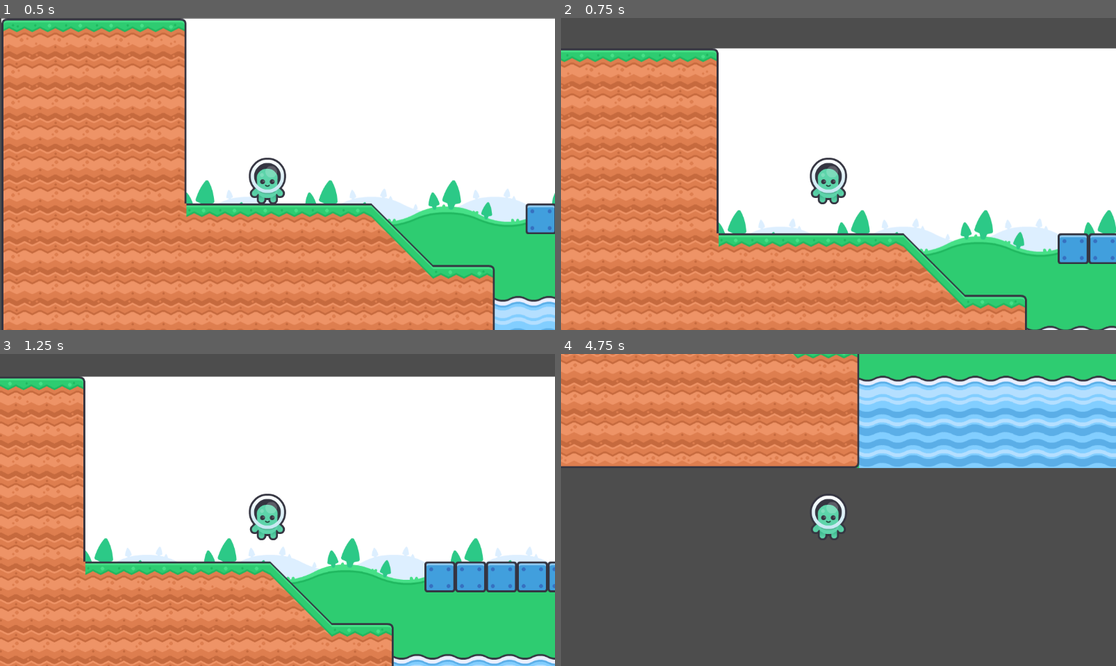
Above: before the commit, frames 1-4 (two rows, left to right).
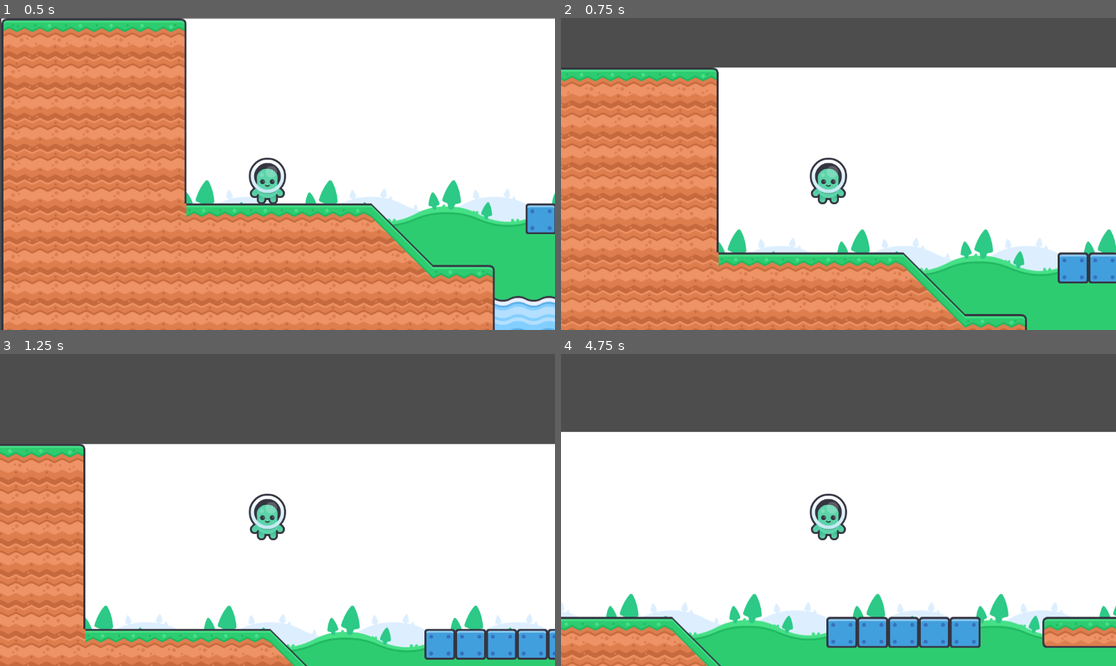
Above: after the commit, the same moments.

Repository: simonvdev/platformer
Game: Godot game, scene res://scenes/levels/main.tscn
The game is run twice, just before and just after one commit, with the same random seed, the same clock (stepped at 60 frames per second) and the same inputs.
Inputs:
- Up to frame 1 (0.5 s): no input
- Up to frame 2 (0.75 s): hold Right (right) from 0.53 s (still down); hold Space (jump) from 0.53 s (still down)
- Up to frame 3 (1.25 s): keep holding Right (right); keep holding Space (jump)
- Up to frame 4 (4.75 s): release Space (jump) at 1.28 s; tap Space (jump) at 1.35, 1.52, 1.82, 2.85, 3.02, 3.32, 4.35, 4.52 s; release Right (right) at 2.03 s; hold Left (left) 2.03-2.78 s; hold Space (jump) 2.03-2.78 s; hold Right (right) 2.78-4.28 s; hold Space (jump) 3.53-4.28 s; hold Left (left) from 4.28 s (still down)

Frame 1 is identical in both runs. In frame 2, 27% of the frame differs, in the area x 0-100%, y 9-100%; in frame 3, 51%; in frame 4, 98%, in the area x 0-100%, y 0-100%.

Commit message:
export variables and allow for holding down jump input

Diff:
--- a/scripts/player.gd
+++ b/scripts/player.gd
@@ -1,8 +1,8 @@
 extends CharacterBody2D
 
 
-const SPEED = 300.0
-const JUMP_VELOCITY = -400.0
+@export var SPEED = 300.0
+@export var JUMP_VELOCITY = -600.0
 
 
 func _physics_process(delta):
@@ -11,7 +11,7 @@
 		velocity += get_gravity() * delta
 
 	# Handle jump.
-	if Input.is_action_just_pressed("jump") and is_on_floor():
+	if Input.is_action_pressed("jump") and is_on_floor():
 		velocity.y = JUMP_VELOCITY
 
 	# Get the input direction and handle the movement/deceleration.
